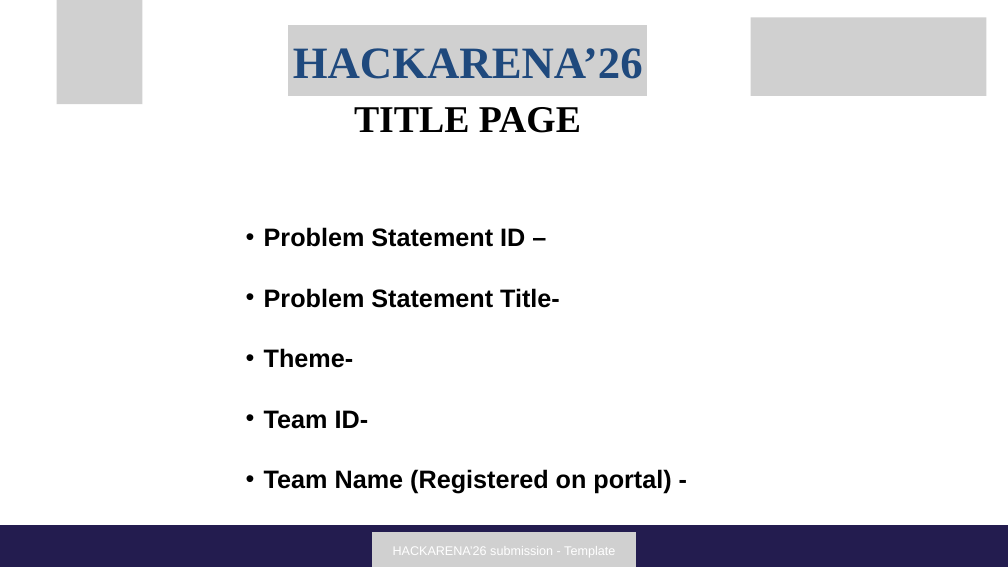
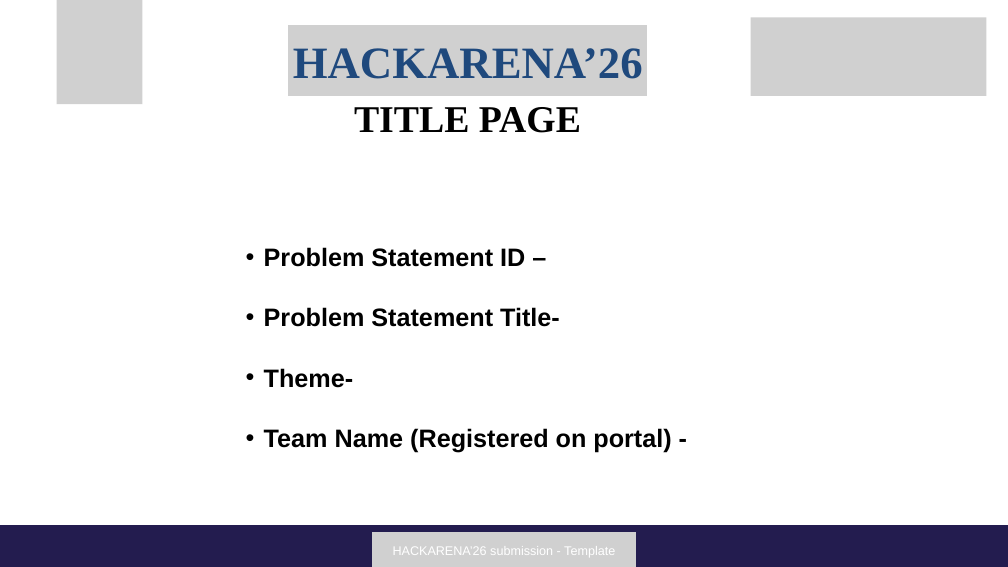
Before and after one commit to KodePratham/VICSTA, a slide deck: slide 1 of public/HACKARENA_TEMPLATE.pptx. Drawn at 1008x567 pixels with LibreOffice and Linux fonts; fonts in the diff are those of the drawing; grey boxes stand for pictures. Boxes give left, top, right and bottom in pixels: in the first picture for what was removed or moved away, otherwise in the second. Text is boxed around its words. In the diff, an @@ line names an element or a change of style, - is before the commit and + after.

Commit message:
ppt changed

```diff
--- a/public/HACKARENA_TEMPLATE.pptx
+++ b/public/HACKARENA_TEMPLATE.pptx
@@ text "Problem Statement ID –": place and size @@
-text "Problem Statement ID –" at (264,227,671,494)
+text "Problem Statement ID –" at (264,247,671,453)
@@ text at (264,410,369,429): paragraph removed @@
-  • Team ID-
```
